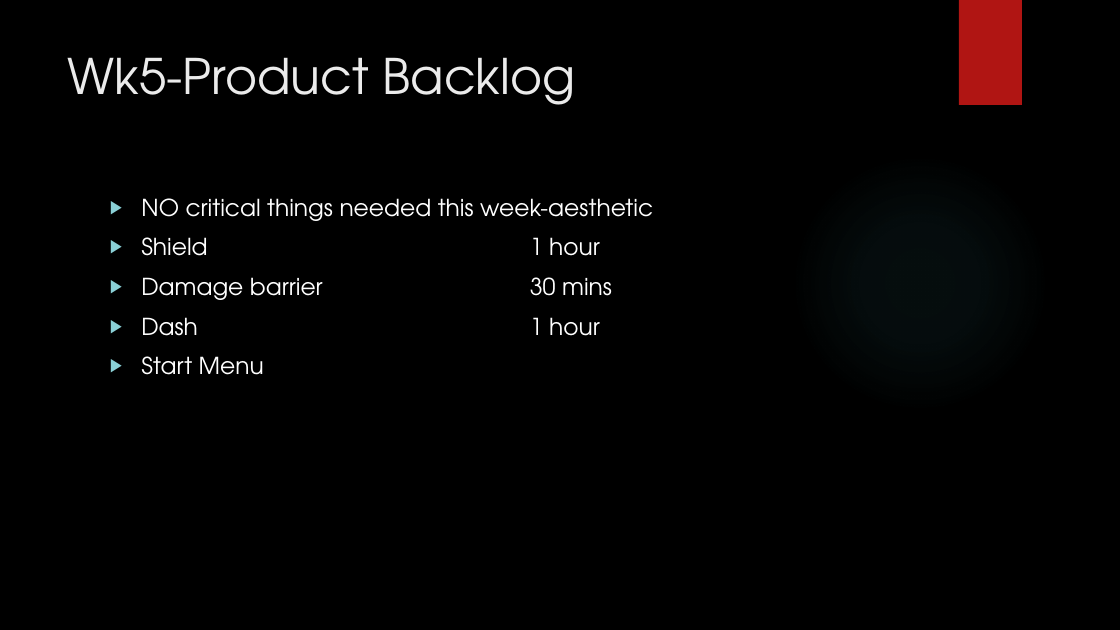
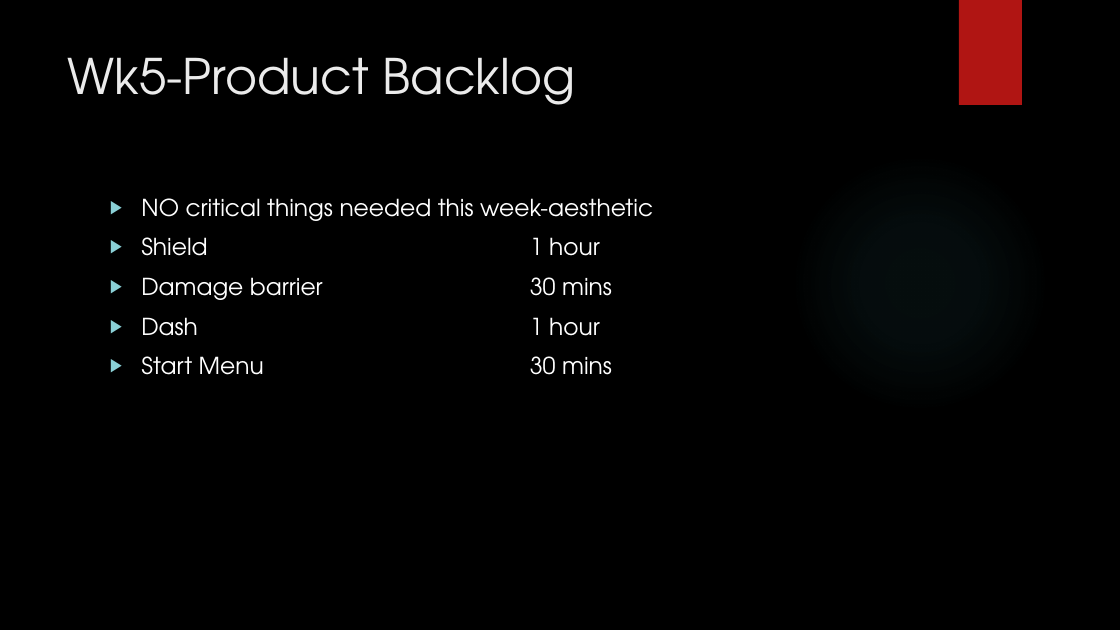
Before and after one commit to Faeblaze/Charged-attack-prototype, a slide deck: slide 9 of by next week.pptx. Drawn at 1120x630 pixels with LibreOffice and Linux fonts; fonts in the diff are those of the drawing; background and template pictures are left out. Boxes give left, top, right and bottom in pixels: in the first picture for what was removed or moved away, otherwise in the second. Text is boxed around its words. In the diff, an @@ line names an element or a change of style, - is before the commit and + after.

Commit message:
complete pause menu

```diff
--- a/by next week.pptx
+++ b/by next week.pptx
@@ text at bbox=[141, 277, 612, 375]: text changed @@
-▶ Start Menu
+▶ Start Menu 30 mins
```
Also in this commit, not shown: 1 slide added, 3 other files.
